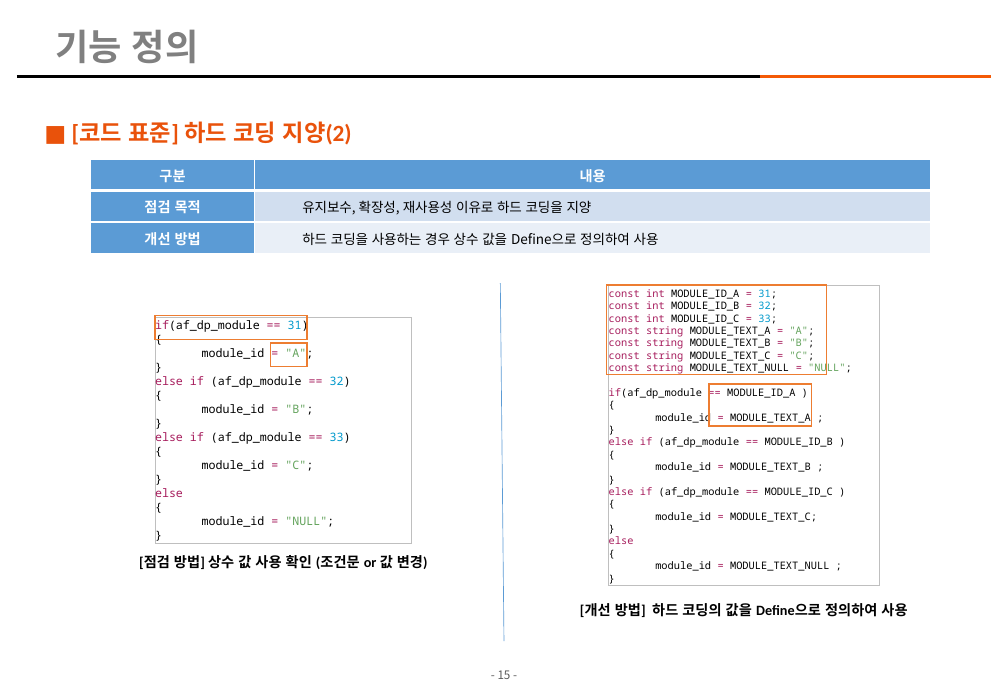
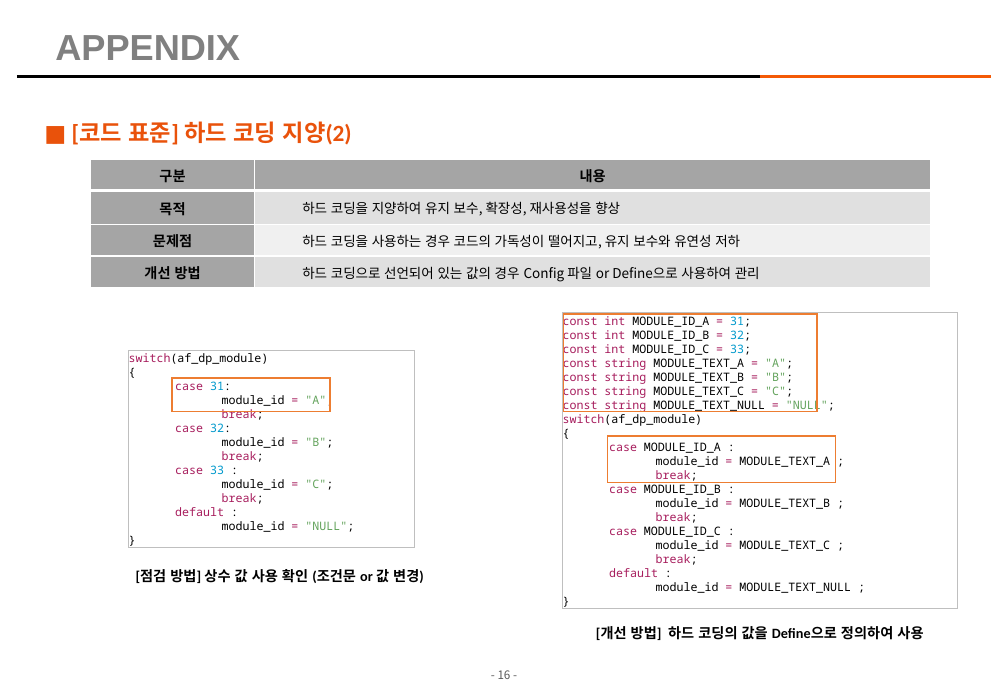
Before and after one commit to kimhopepa/PythonPjt, a slide deck: slide 16 of CodeReviewTool/doc/CodeReview_점검_Tool_매뉴얼.pptx (slide 15 before the commit). Drawn at 1008x698 pixels with LibreOffice and Linux fonts; fonts in the diff are those of the drawing; background and template pictures are left out. Boxes give left, top, right and bottom in pixels: in the first picture for what was removed or moved away, otherwise in the second. Text is boxed around its words. In the diff, an @@ line names an element or a change of style, - is before the commit and + after.

```diff
--- a/CodeReviewTool/doc/CodeReview_점검_Tool_매뉴얼.pptx
+++ b/CodeReviewTool/doc/CodeReview_점검_Tool_매뉴얼.pptx
@@ title at <box>55,35,240,60</box>: text changed @@
-기능 정의
+APPENDIX
@@ table at <box>90,159,931,288</box> @@
-row 2: 점검 목적 | 유지보수, 확장성, 재사용성 이유로 하드 코딩을 지양
-row 3: 개선 방법 | 하드 코딩을 사용하는 경우 상수 값을 Define으로 정의하여 사용
+row 2: 목적 | 하드 코딩을 지양하여 유지 보수, 확장성, 재사용성을 향상
+row 3: 문제점 | 하드 코딩을 사용하는 경우 코드의 가독성이 떨어지고, 유지 보수와 유연성 저하
+row 4: 개선 방법 | 하드 코딩으로 선언되어 있는 값의 경우 Config 파일 or Define으로 사용하여 관리
@@ line removed from (501, 283) to (504, 641) @@
@@ text in rectangle at <box>563,314,851,593</box>: size 8 to 9 pt in "const int MODULE_ID_A = 31;", "const int MODULE_ID_B = 32;", "const int MODULE_ID_C = 33;", "const string MODULE_TEXT_A = "A";" and 8 more places; list level 2 to 3 in "module_id = MODULE_TEXT_A ;"; list level 2 to 3 in "module_id = MODULE_TEXT_B ;"; list level 2 to 3 in "module_id = MODULE_TEXT_NULL ;" @@
@@ rectangle "const int MODULE_ID_A = 31;": place and size @@
-rectangle "const int MODULE_ID_A = 31;" at <box>609,285,880,585</box>
+rectangle "const int MODULE_ID_A = 31;" at <box>563,313,958,609</box>
@@ rectangle: place and size @@
-rectangle at <box>607,285,827,374</box>
+rectangle at <box>564,314,818,411</box>
@@ rectangle "switch(af_dp_module)": place and size @@
-rectangle "switch(af_dp_module)" at <box>155,317,412,543</box>
+rectangle "switch(af_dp_module)" at <box>128,351,414,548</box>
@@ text in rectangle at <box>129,353,269,365</box>: text changed @@
-if(af_dp_module == 31)
+switch(af_dp_module)
@@ rectangle removed at <box>271,343,307,366</box> @@
@@ rectangle: place and size @@
-rectangle at <box>155,316,307,339</box>
+rectangle at <box>172,378,329,411</box>
@@ text in rectangle at <box>175,381,231,390</box>: paragraph added @@
+  case 31:
@@ text in rectangle at <box>175,409,264,432</box>: text changed; text colour #010101 to #A71D5D @@
-}
-else if (af_dp_module == 32)
-{
+    break;
+  case 32:
@@ text in rectangle at <box>222,393,354,532</box>: list level 2 to 3 in "module_id = "A";"; list level 2 to 3 in "module_id = "B";"; list level 2 to 3 in "module_id = "C";"; list level 2 to 3 in "module_id = "NULL";" @@
@@ text in rectangle at <box>563,414,703,426</box>: text changed; size 8 to 9 pt @@
-if(af_dp_module == MODULE_ID_A )
+switch(af_dp_module)
@@ rectangle: place and size @@
-rectangle at <box>709,384,812,426</box>
+rectangle at <box>608,436,836,482</box>
@@ text in rectangle at <box>609,442,721,453</box>: paragraph added @@
+  case MODULE_ID_A :
@@ text in rectangle at <box>175,451,264,474</box>: text changed; text colour #010101 to #A71D5D @@
-}
-else if (af_dp_module == 33)
-{
+    break;
+  case 33 :
@@ text in rectangle at <box>609,470,721,495</box>: text changed; size 8 to 9 pt @@
-}
-else if (af_dp_module == MODULE_ID_B )
-{
+    break;
+  case MODULE_ID_B :
@@ text in rectangle at <box>175,493,264,516</box>: text changed @@
-}
-else
-{
+    break;
+  default :
@@ text in rectangle at <box>609,512,830,577</box>: text changed; size 8 to 9 pt @@
-}
-else if (af_dp_module == MODULE_ID_C )
-{
-  module_id = MODULE_TEXT_C;
-}
-else
-{
+    break;
+  case MODULE_ID_C :
+    module_id = MODULE_TEXT_C ;
+    break;
+  default :
@@ text "[점검 방법] 상수 값 사용 ..." rewrapped from <box>123,547,444,576</box> to <box>136,569,424,583</box> @@
@@ text "[개선 방법] 하드 코딩의 값을 ...": place and size @@
-text "[개선 방법] 하드 코딩의 값을 ..." at <box>580,603,907,617</box>
+text "[개선 방법] 하드 코딩의 값을 ..." at <box>596,626,923,640</box>
```
Also in this commit, not shown: 12 other slides changed, 1 slide added, 1 other file.
